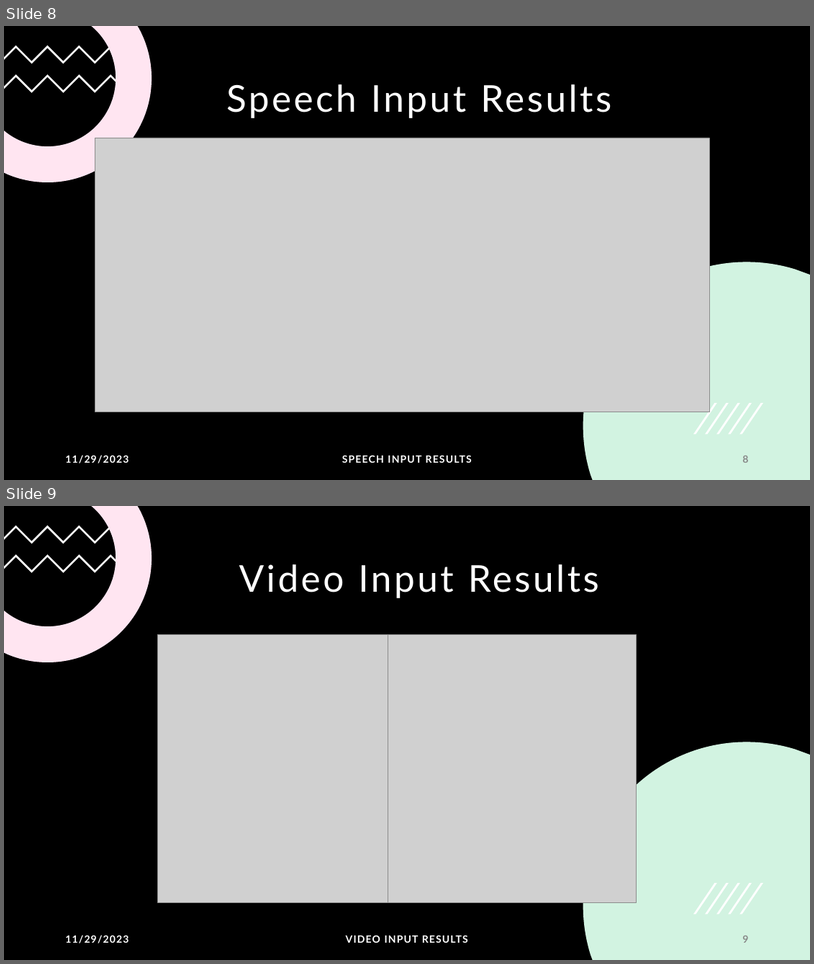
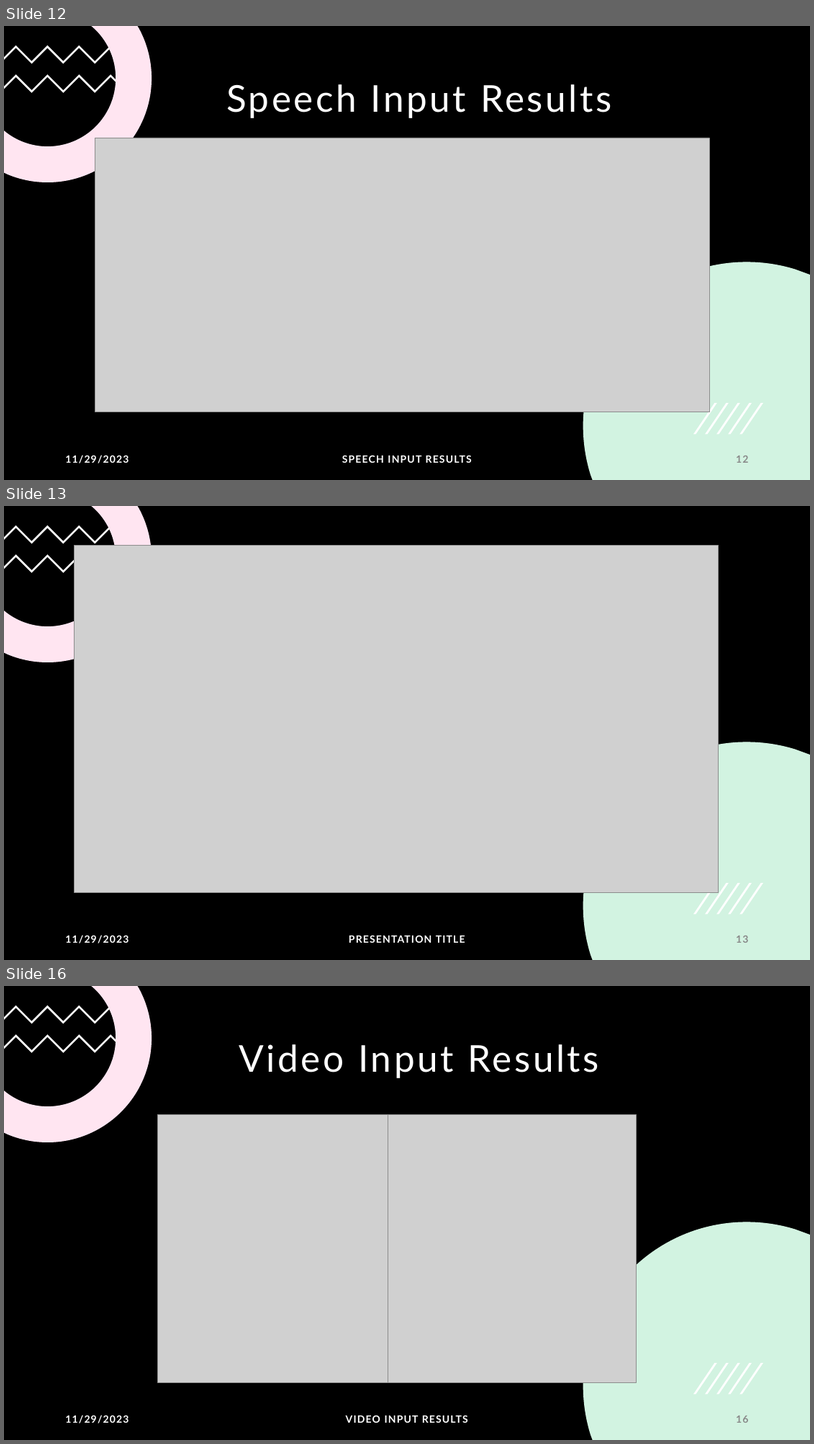
Before and after one commit to angelreddy09/DeepLearning-Project, a slide deck: EMOSENSE.pptx. Shown one above the other, each under a label of ours: slides 8 and 9 before the commit, slides 12, 13 and 16 after it; the slides between them are not shown. The pictures are 814x964 and 814x1444 pixels, drawn with LibreOffice and Linux fonts; fonts in the diff are those of the drawing; grey boxes stand for pictures. Boxes give left, top, right and bottom in pixels: in the first picture for what was removed or moved away, otherwise in the second. Text is boxed around its words. In the diff, an @@ line names an element or a change of style, - is before the commit and + after.

```diff
--- a/EMOSENSE.pptx
+++ b/EMOSENSE.pptx
@@ slide 13 added at box(4, 506, 810, 960), background #000000; not listed: 11 template elements that a slide beside it also shows @@
@@ picture added at box(74, 546, 719, 893) @@
@@ text added at box(65, 934, 129, 943), 12 pt, text #FFFFFF, bold @@
+11/29/2023
@@ text added at box(349, 934, 466, 942), 12 pt, text #FFFFFF, bold @@
+PRESENTATION TITLE
@@ page number added at box(736, 935, 748, 942), 12 pt, text #898989, bold @@
+13
@@ what was slide 8 is now slide 12 @@
@@ page number at box(736, 455, 748, 462): text changed @@
-8
+12
@@ what was slide 9 is now slide 16 @@
@@ page number at box(736, 1415, 748, 1422): text changed @@
-9
+16
```
Also in this commit, not shown: 5 slides changed, 6 other slides added.
